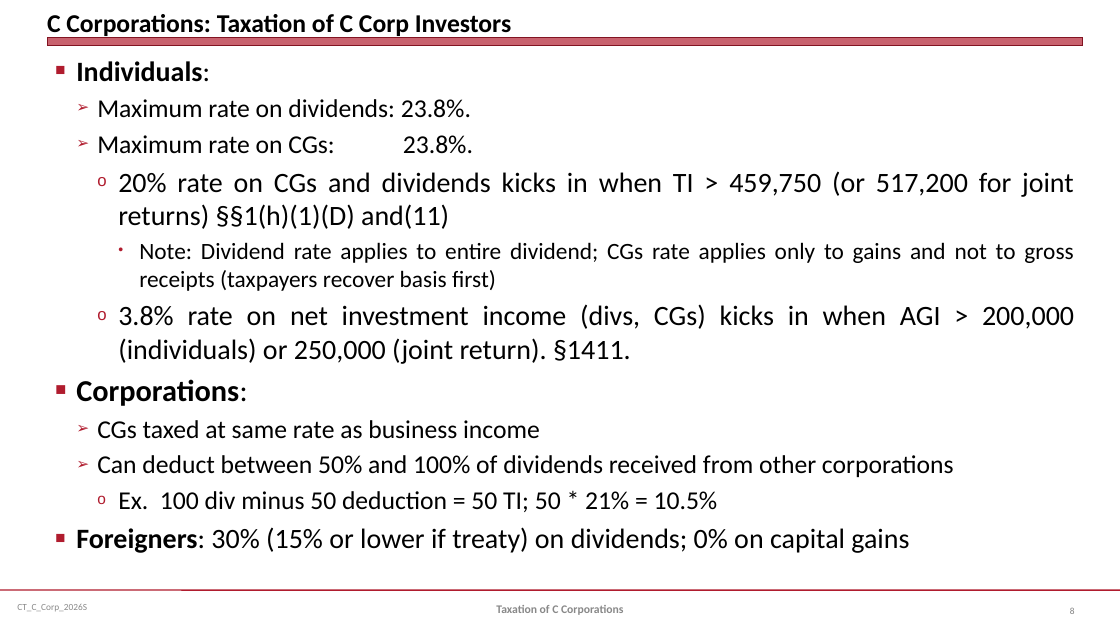
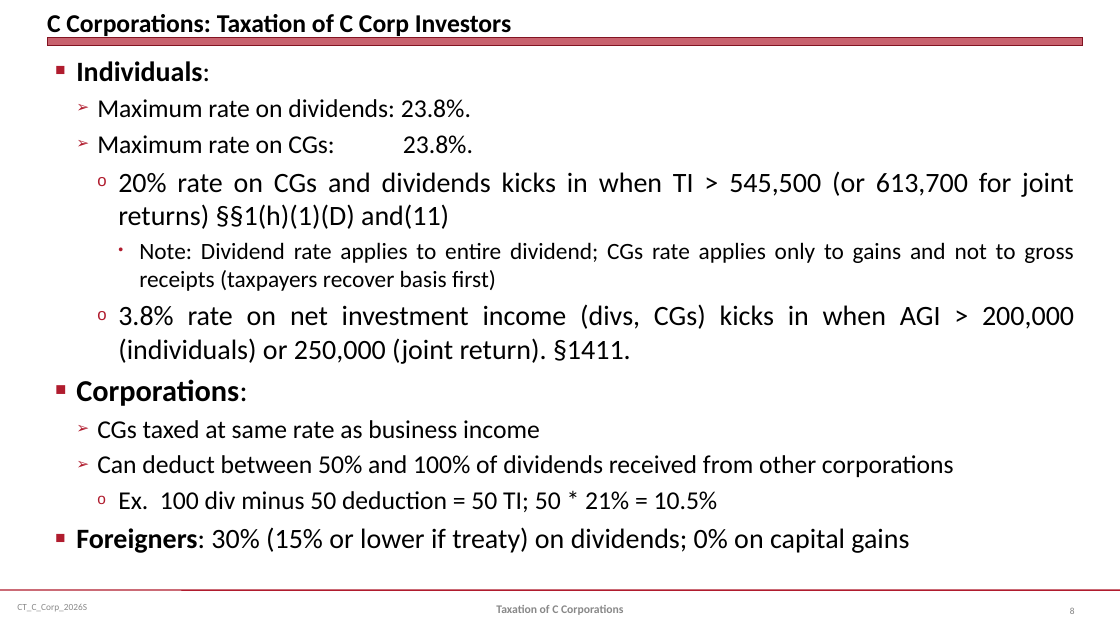
Before and after one commit to jmc877/Corporate-Tax, a slide deck: slide 8 of slides/CT_C_Corp_2026S.pptx. Drawn at 1120x630 pixels with LibreOffice and Linux fonts; fonts in the diff are those of the drawing. Boxes give left, top, right and bottom in pixels: in the first picture for what was removed or moved away, otherwise in the second. Text is boxed around its words. In the diff, an @@ line names an element or a change of style, - is before the commit and + after.

```diff
--- a/slides/CT_C_Corp_2026S.pptx
+++ b/slides/CT_C_Corp_2026S.pptx
@@ text at (118,171,1074,229): text changed @@
-    o 20% rate on CGs and dividends kicks in when TI > 459,750 (or 517,200 for joint returns) §§1(h)(1)(D) and(11)
+    o 20% rate on CGs and dividends kicks in when TI > 545,500 (or 613,700 for joint returns) §§1(h)(1)(D) and(11)
```
Also in this commit, not shown: 18 other slides changed, 1 slide added, 1 slide removed, 2 other files.
